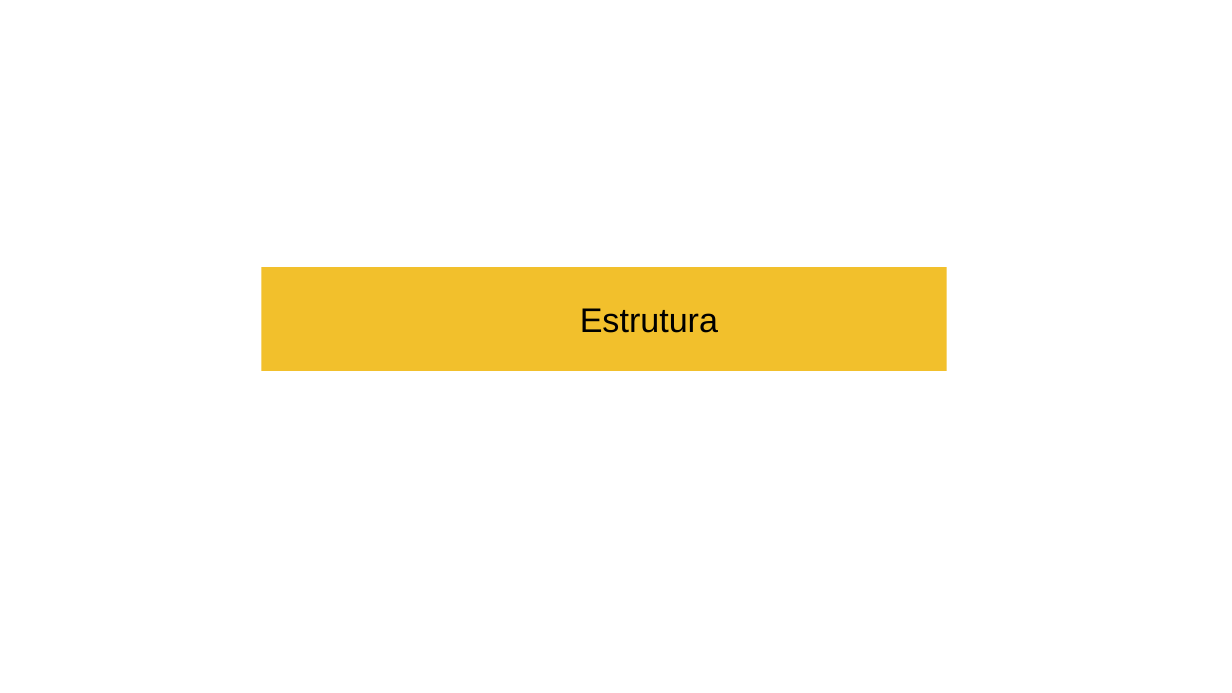
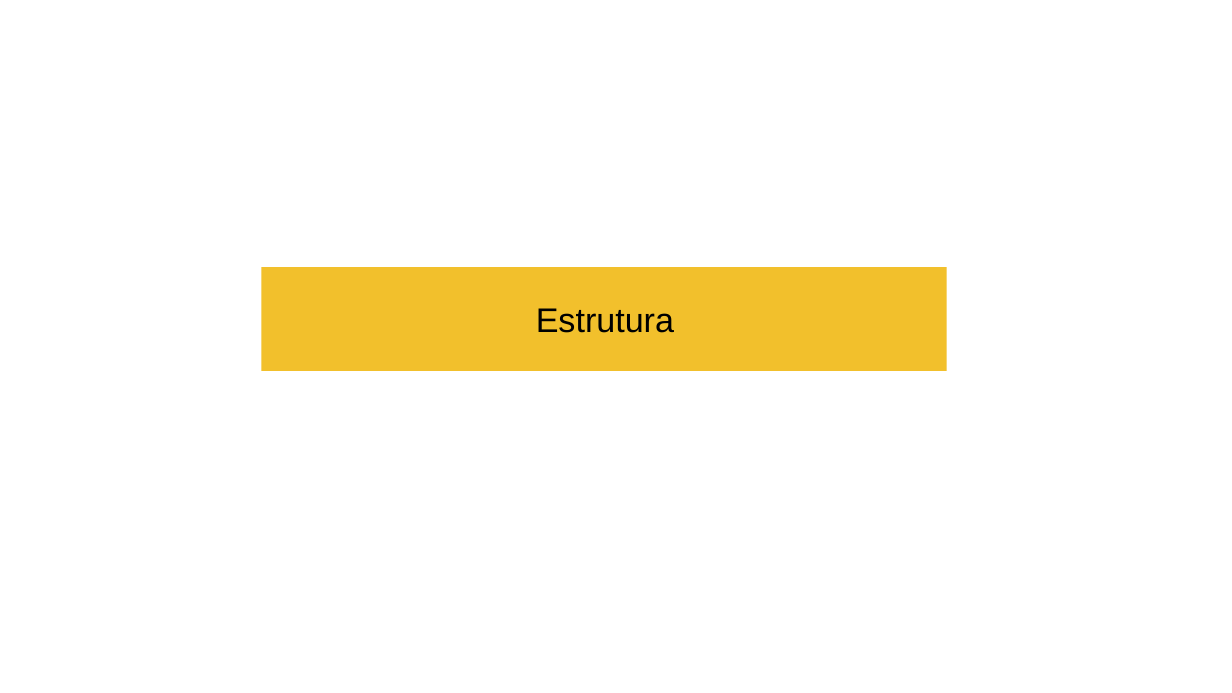
Before and after one commit to vsvsbr/orderTracking, a slide deck: slide 5 of doc/apresentacao_tracking.odp. Drawn at 1232x693 pixels with LibreOffice and Linux fonts; fonts in the diff are those of the drawing; background and template pictures are left out. Boxes give left, top, right and bottom in pixels: in the first picture for what was removed or moved away, otherwise in the second. Text is boxed around its words. In the diff, an @@ line names an element or a change of style, - is before the commit and + after.

```diff
--- a/doc/apresentacao_tracking.odp
+++ b/doc/apresentacao_tracking.odp
@@ subtitle "Estrutura": place and size @@
-subtitle "Estrutura" at <box>580,308,718,333</box>
+subtitle "Estrutura" at <box>536,308,674,333</box>
```
Also in this commit, not shown: 2 other slides changed, 2 slides added, 1 other file.
